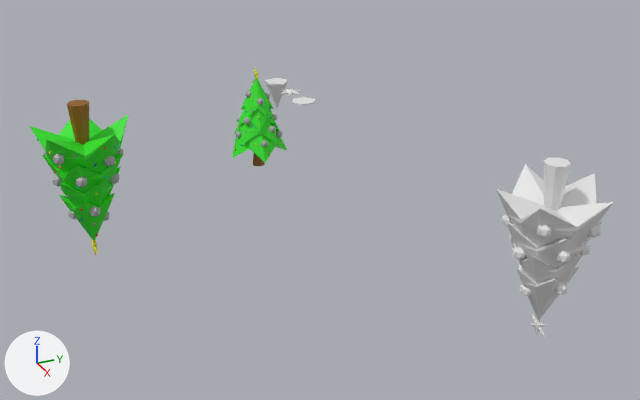
The Blender file Items/Special/Christmas Trees/Christmas Tree/Tree_2.blend: old version first, new version second.
Both versions are drawn from a camera (50 mm lens) standing at (281.7, -150.0, 125.4) and looking at (22.1, -33.2, -4.4). The axes (+X, +Y, +Z) are drawn at lower left. The lights are the same throughout.

The older version as bpy lines, for what is in view:
```python
me_cylinder_017 = bpy.data.meshes.new('Cylinder.017')
me_cylinder_017.from_pydata(...)  # 27 vertices, 33 faces; spans x -1.3..1.3, y -1.3..1.1, z -12.5..44.2
me_cylinder_019 = bpy.data.meshes.new('Cylinder.019')
me_cylinder_019.from_pydata(...)  # an 8-sided cut cone along z (radius 0.5 at the low end, 1.0 at the high end) spanning x -1.0..1.0, y -1.0..1.0, z -1.0..1.0
me_cylinder_019.materials.append(mat_trunk_001)  # brown #945e0e
me_cylinder_022 = bpy.data.meshes.new('Cylinder.022')
me_cylinder_022.from_pydata(...)  # 798 vertices, 1258 faces; spans x -2.0..2.0, y -2.0..2.0, z -80.0..87.0
me_cylinder_022.materials.append(mat_body_003)  # green #31e726
me_cylinder_022.materials.append(mat_star_002)  # yellow #e7dd08
me_cylinder_022.materials.append(mat_trunk_002)  # brown #945e0e
me_cylinder_022.materials.append(mat_globes_1_002)  # red #e72522
me_cylinder_022.materials.append(mat_material_012)  # pink #da4ee7
me_cylinder_022.materials.append(mat_material_011)  # yellow #e7e526
me_cylinder_022.materials.append(mat_material_010)  # cyan #1ce1e7
me_cylinder_022.materials.append(mat_material_009)  # blue #0005e7
me_cylinder_022.materials.append(mat_globes_002)  # grey #a8a8a8
ob_cylinder_002 = bpy.data.objects.new('Cylinder.002', me_cylinder_022)
ob_cylinder_002.location = (0.2, -47.8, 20.9)
ob_cylinder_002.scale = (-4.69, -4.69, 0.217)
ob_cylinder_005 = bpy.data.objects.new('Cylinder.005', me_cylinder_019)
ob_cylinder_005.location = (0.0, -108.9, 26.0)
ob_cylinder_005.scale = (3.57, 3.57, 8.99)
ob_cylinder_015 = bpy.data.objects.new('Cylinder.015', me_cylinder_017)
ob_cylinder_015.location = (104.7, 0.0, 0.0)
ob_cylinder_015.scale = (7.2, 7.2, -0.332)
# also in view: 'Cylinder.014' at (104.7, 0.9, -0.1); 'Cylinder.006' at (-0.9, -108.4, 6.6); 'Cylinder.012' at (103.8, 0.4, 11.6); 'Cylinder.013' at (105.0, -0.9, 5.1); 'Cylinder.011' at (104.7, 0.0, 26.0)
```
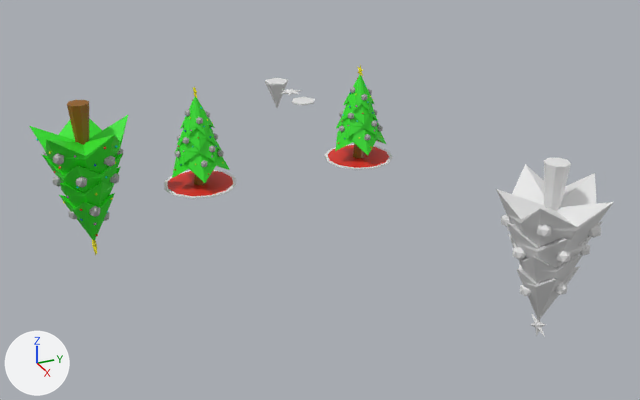
Pixel boxes (x1, y1, x2, y2) of what changed, in the pictures (640 x 400 px):
'Cylinder.002', moved
    before: (232, 69, 288, 166)
    after: (172, 86, 230, 185)
'Cylinder.016', added
    after: (324, 64, 393, 170)
    faces in mat_body_005 (green #31e726): (335, 75, 386, 155)
    faces in mat_base_center_002 (red #e73025): (328, 145, 389, 168)
    faces in mat_globes_004 (grey #a8a8a8): (339, 87, 383, 141)
    faces in mat_base_edge_002 (white #e7e7e7): (324, 144, 393, 170)
'Cylinder.009', added (red)
    after: (164, 170, 236, 199)
    faces in mat_base_center_001 (red #e73025): (168, 171, 233, 196)
    faces in mat_base_edge_001 (white #e7e7e7): (164, 170, 236, 199)

Patch to the scene script:
```diff
--- a/Items/Special/Christmas Trees/Christmas Tree/Tree_2.blend.py
+++ b/Items/Special/Christmas Trees/Christmas Tree/Tree_2.blend.py
@@ ob_cylinder_002 @@
 ob_cylinder_002 = bpy.data.objects.new('Cylinder.002', me_cylinder_022)
-ob_cylinder_002.location = (0.2, -47.8, 20.9)
+ob_cylinder_002.location = (0.2, -69.9, 17.1)
 ob_cylinder_002.scale = (-4.69, -4.69, 0.217)
@@ ob_cylinder_016 @@
+ob_cylinder_016 = bpy.data.objects.new('Cylinder.016', me_cylinder_006)  # 834 vertices, 1284 faces; spans x -3.0..3.0, y -3.0..3.0, z -77.0..91.0; in mat_body_005 (green #31e726), mat_star_004 (yellow #e7de08), mat_trunk_004 (brown #945e0e), mat_globes_1_004 (red #e72522), mat_material_020 (pink #da4ee7), mat_material_019 (yellow #e7e526), mat_material_018 (cyan #1ce1e7), mat_material_017 (blue #0005e7), mat_globes_004 (grey #a8a8a8), mat_base_edge_002 (white #e7e7e7), mat_base_center_002 (red #e73025)
+ob_cylinder_016.location = (0.2, -7.3, 16.3)
+ob_cylinder_016.scale = (-4.69, -4.69, 0.217)
@@ ob_cylinder_009 @@
+ob_cylinder_009 = bpy.data.objects.new('Cylinder.009', me_cylinder_004)  # 36 vertices, 26 faces; spans x -1.0..1.0, y -1.0..1.0, z -1.0..1.0; in mat_base_edge_001 (white #e7e7e7), mat_base_center_001 (red #e73025)
+ob_cylinder_009.location = (0.1, -70.0, -0.1)
+ob_cylinder_009.scale = (13.0, 13.0, 0.174)
```
